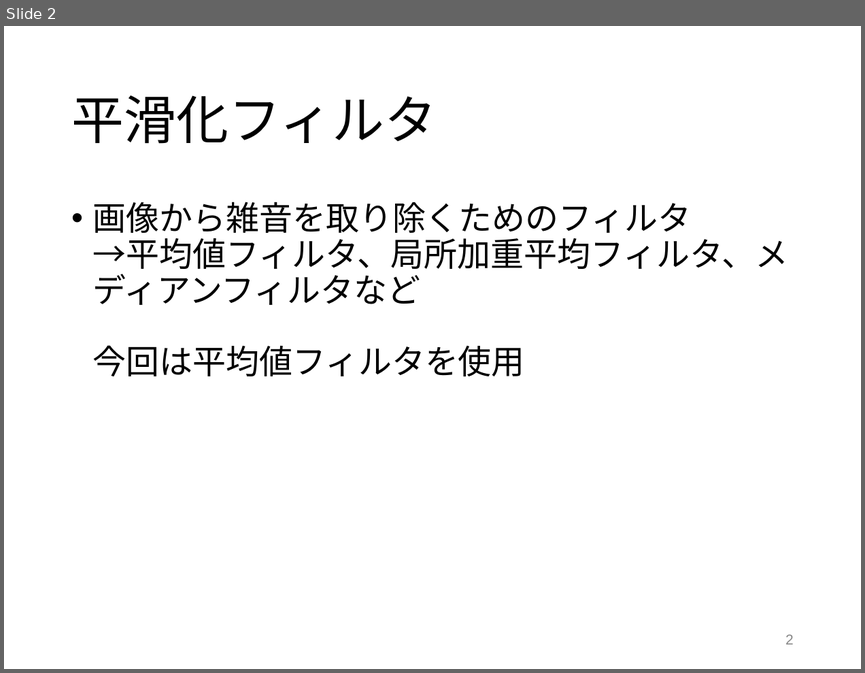
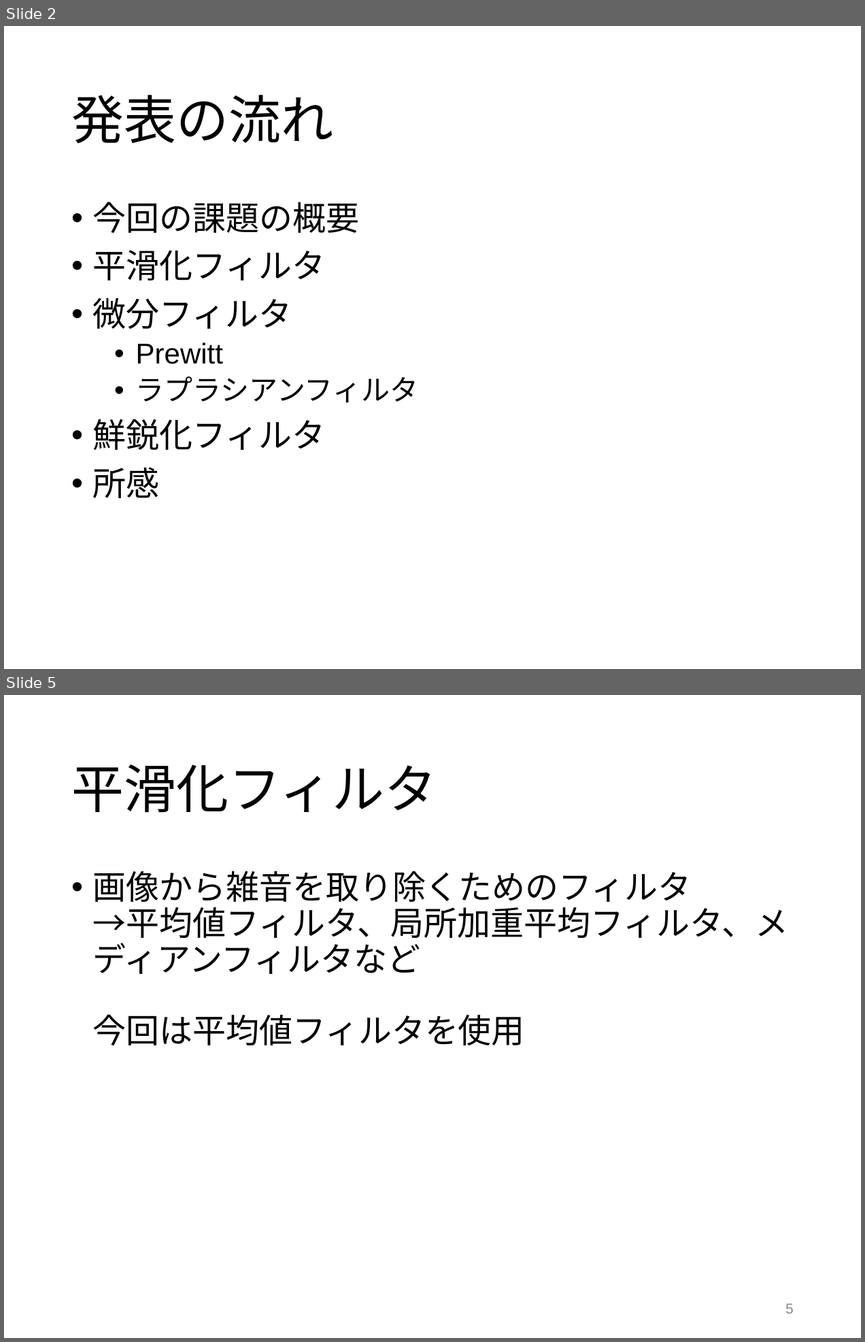
Before and after one commit to tamu0106/IN4_exp, a slide deck: exp_c/slide/exp_C.pptx. Shown one above the other, each under a label of ours: slide 2 before the commit, slides 2 and 5 after it; the slides between them are not shown. The pictures are 865x673 and 865x1342 pixels, drawn with LibreOffice and Linux fonts; fonts in the diff are those of the drawing. Boxes give left, top, right and bottom in pixels: in the first picture for what was removed or moved away, otherwise in the second. Text is boxed around its words. In the diff, an @@ line names an element or a change of style, - is before the commit and + after.

```diff
--- a/exp_c/slide/exp_C.pptx
+++ b/exp_c/slide/exp_C.pptx
@@ slide 2 added at (4,26,861,669), background #FFFFFF @@
@@ title added at (71,95,333,144), 44 pt, text #000000 @@
+発表の流れ
@@ text added at (93,201,418,498), 28 pt, text #000000 @@
+• 今回の課題の概要
+• 平滑化フィルタ
+• 微分フィルタ
+  • Prewitt
+  • ラプラシアンフィルタ
+• 鮮鋭化フィルタ
+• 所感
@@ what was slide 2 is now slide 5 @@
@@ page number at (785,1303,793,1313): text changed @@
-2
+5
```
Also in this commit, not shown: 2 slides changed, 5 other slides added.
